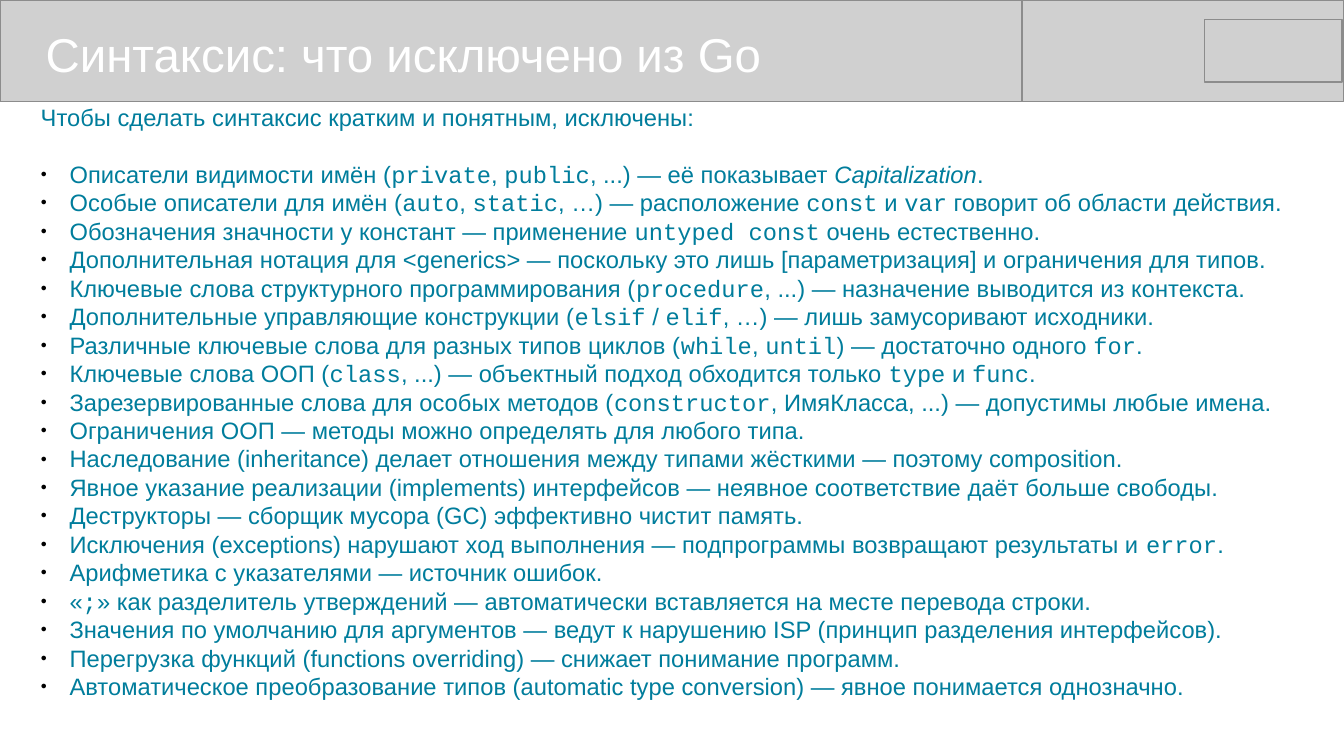
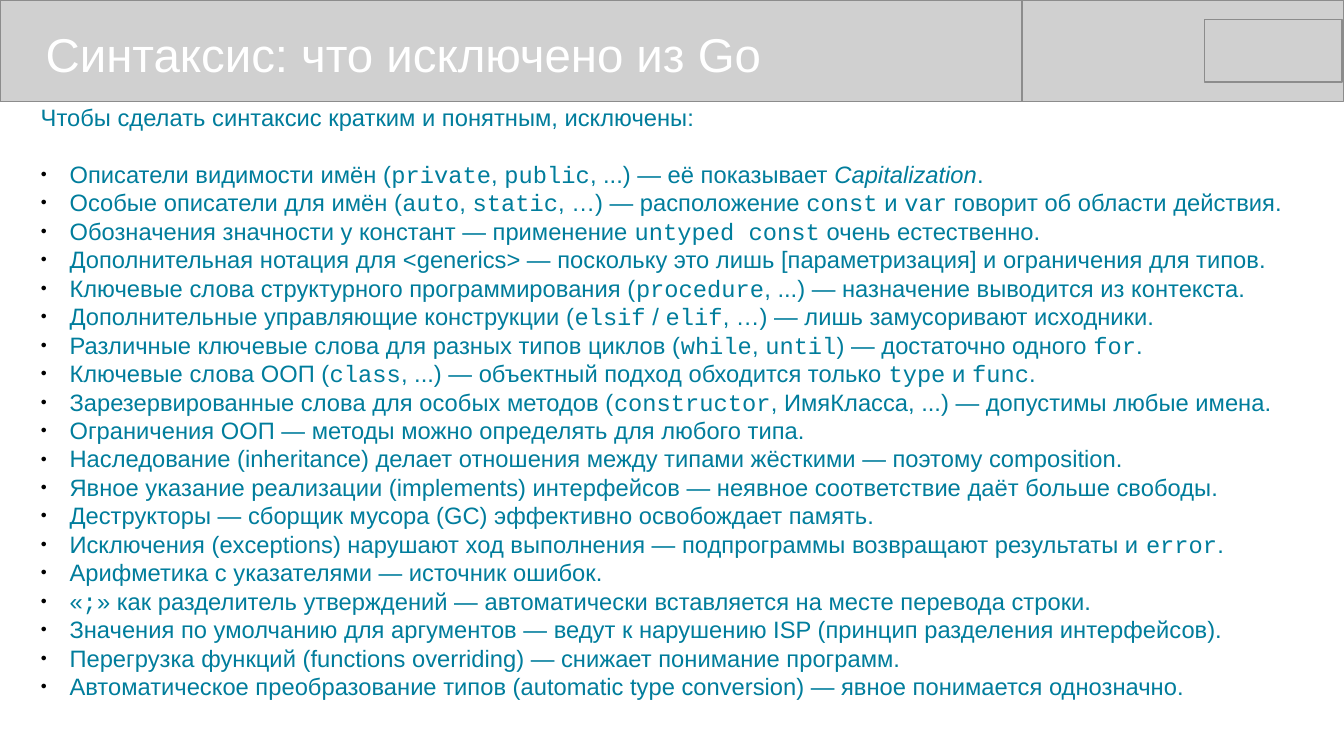
Before and after one commit to mike-shock/Go_language, a slide deck: slide 12 of Go_Preview.odp. Drawn at 1344x756 pixels with LibreOffice and Linux fonts; fonts in the diff are those of the drawing; grey boxes stand for pictures. Boxes give left, top, right and bottom in pixels: in the first picture for what was removed or moved away, otherwise in the second. Text is boxed around its words. In the diff, an @@ line names an element or a change of style, - is before the commit and + after.

```diff
--- a/Go_Preview.odp
+++ b/Go_Preview.odp
@@ text at bbox=[70, 506, 874, 529]: text changed @@
-● Деструкторы — сборщик мусора (GC) эффективно чистит память.
+● Деструкторы — сборщик мусора (GC) эффективно освобождает память.
```
Also in this commit, not shown: 20 other slides changed, 3 other files.
